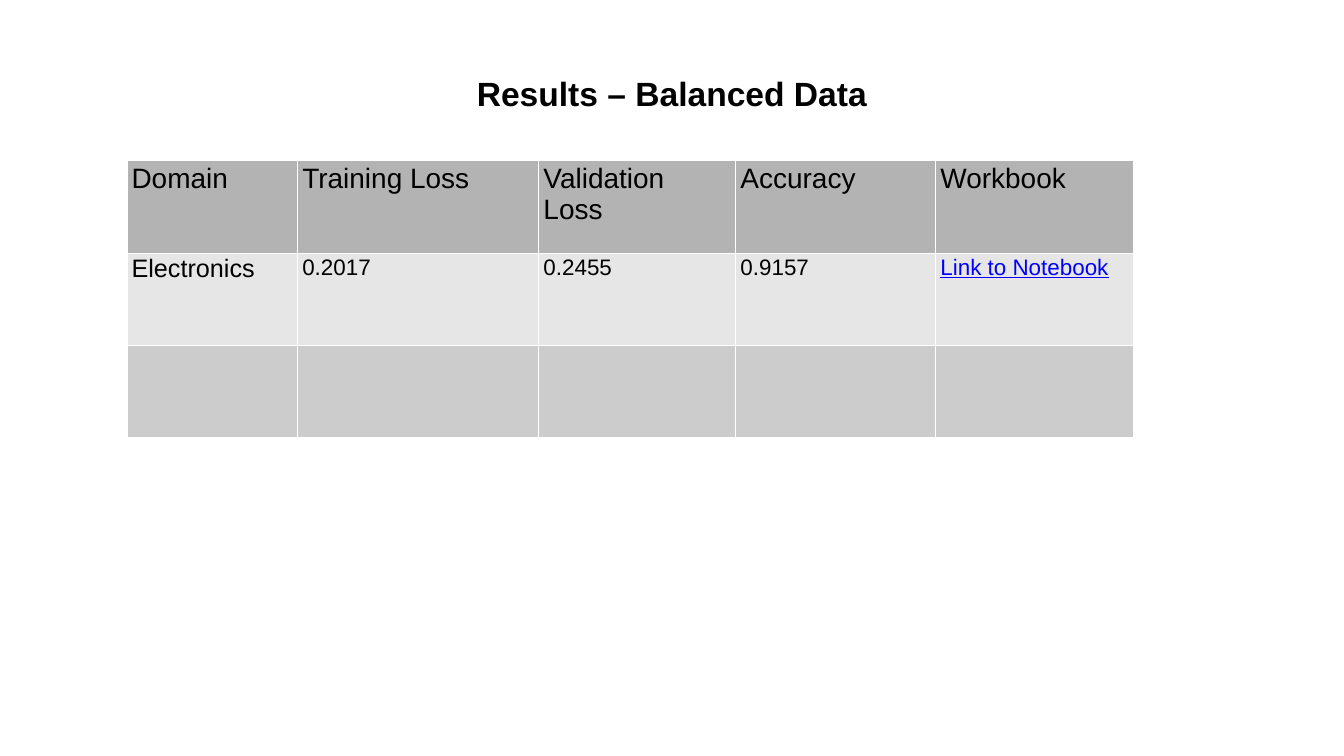
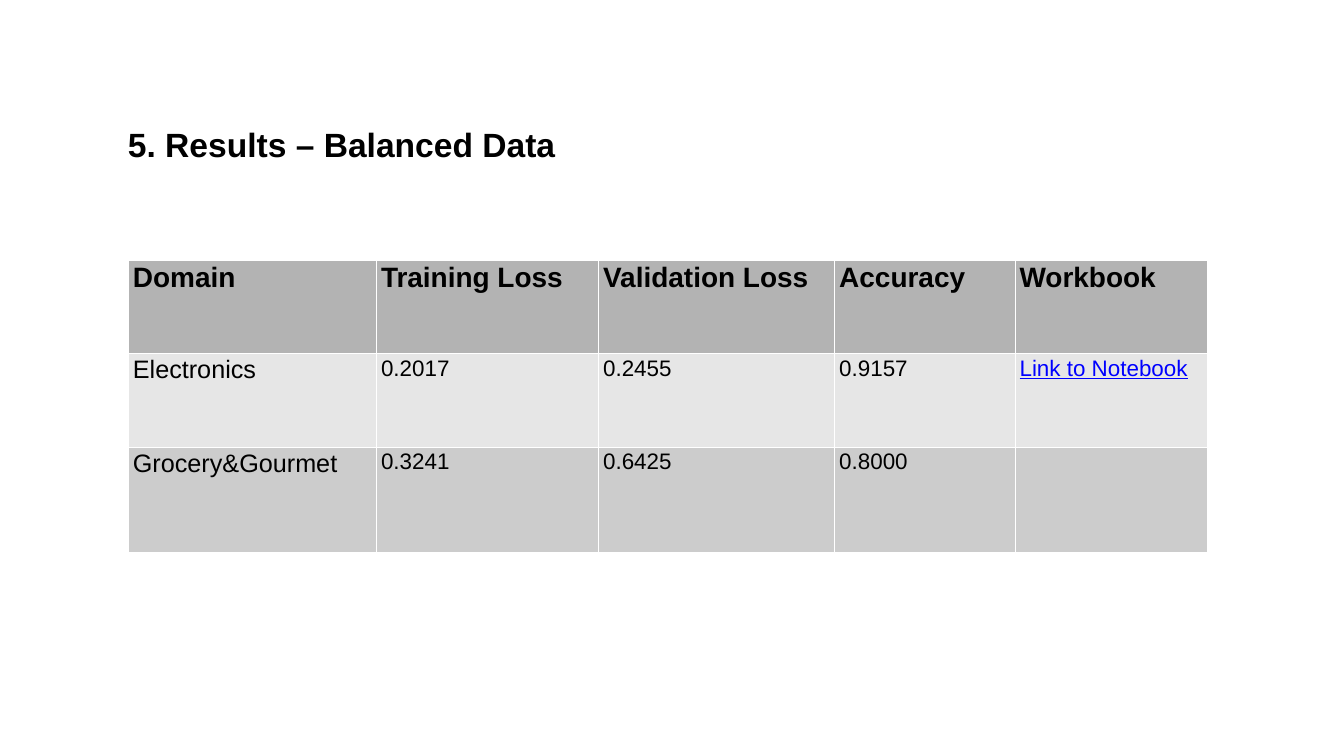
Before and after one commit to postprandial/fastai-amazonreview, a slide deck: slide 11 of Amazon_Review_Helpfulness_NLP-1-ONLINE.pptx. Drawn at 1344x756 pixels with LibreOffice and Linux fonts; fonts in the diff are those of the drawing. Boxes give left, top, right and bottom in pixels: in the first picture for what was removed or moved away, otherwise in the second. Text is boxed around its words. In the diff, an @@ line names an element or a change of style, - is before the commit and + after.

```diff
--- a/Amazon_Review_Helpfulness_NLP-1-ONLINE.pptx
+++ b/Amazon_Review_Helpfulness_NLP-1-ONLINE.pptx
@@ text at <box>128,132,555,158</box>: text changed @@
-Results – Balanced Data
+5. Results – Balanced Data
@@ table at <box>128,260,1207,540</box> @@
-row 3:  |  |  |  | 
+row 3: Grocery&Gourmet | 0.3241 | 0.6425 | 0.8000 | 
@@ bold on in "Domain", "Training Loss", "Validation Loss", "Accuracy" and 1 more places @@
@@ table: place and size @@
-table at <box>126,160,1134,437</box>
+table at <box>128,260,1207,540</box>
```
Also in this commit, not shown: 12 other slides changed, 3 other files.
